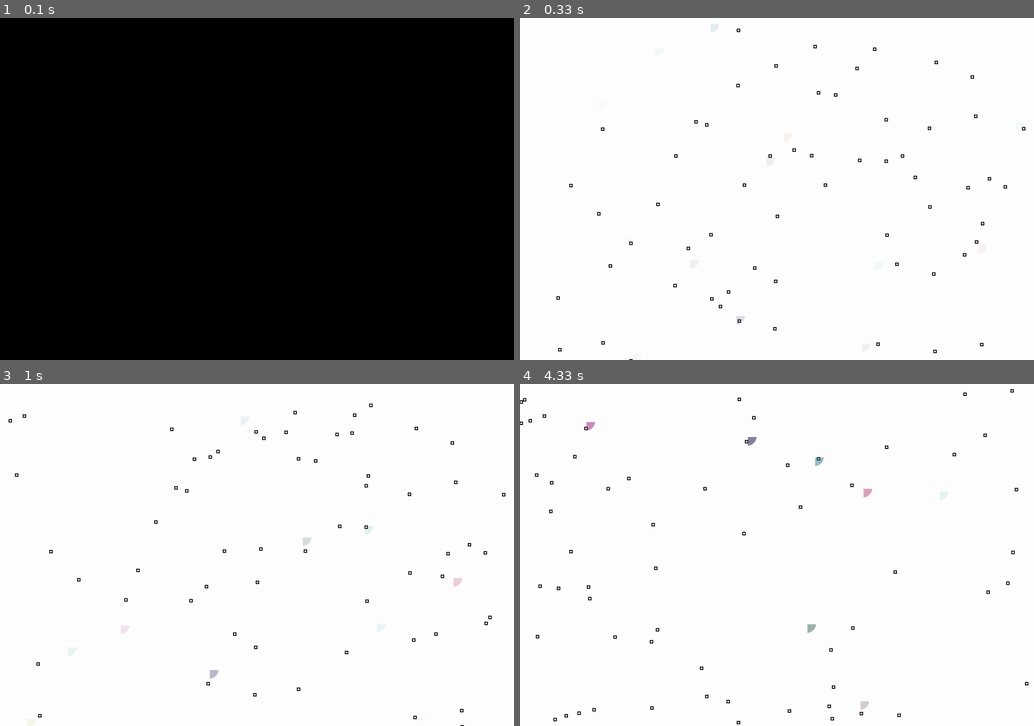
Above: before the commit, frames 1-4 (two rows, left to right).
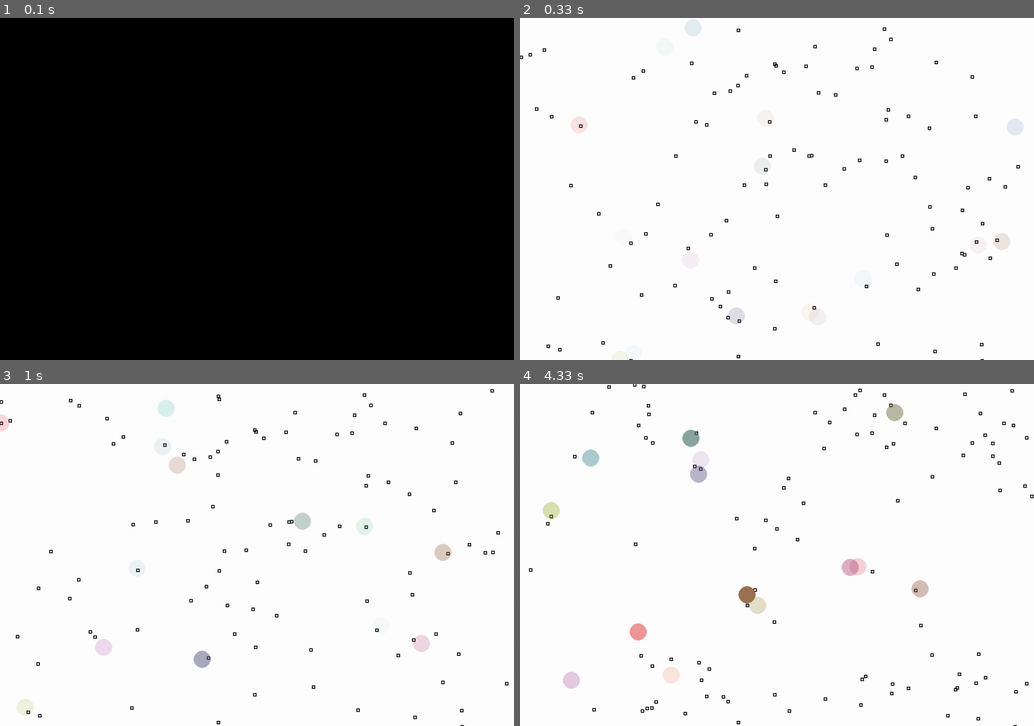
Above: after the commit, the same moments.

Repository: logularjason/gol
Game: pygame game, started from gol.py
The game is run twice, just before and just after one commit, with the same random seed, the same clock (stepped at 60 frames per second) and the same inputs.
Inputs:
- Up to frame 1 (0.1 s): no input
- Up to frame 2 (0.33 s): no input
- Up to frame 3 (1 s): no input
- Up to frame 4 (4.33 s): no input

Frame 1 is identical in both runs. In frame 2, 0.9% of the frame differs, in the area x 0-99%, y 0-100%; in frame 3, 1.8%; in frame 4, 2.9%, in the area x 0-100%, y 0-100%.

Commit message:
fix colour bug

Diff:
--- a/constants.py
+++ b/constants.py
@@ -3,8 +3,8 @@
 CREATURE_COUNT=20
 FRAMES_PER_SECOND=10 # how fast to run the main loop
 CREATURE_STARTING_ENERGY=100
-FOOD_ENERGY=2
-FOOD_COUNT=CREATURE_COUNT*3 # number of food
+FOOD_ENERGY=20
+FOOD_COUNT=CREATURE_COUNT*5 # number of food
 REPLICATION_HEALTH_THRESHOLD = CREATURE_STARTING_ENERGY * 10
 ENERGY_SPLITTING_FACTOR=0.5
 MAX_GENE=100
--- a/creature.py
+++ b/creature.py
@@ -73,12 +73,12 @@
 
     def draw(self):
         colour = self.colour();
-        surface1 = pg.Surface((CREATURE_RADIUS,CREATURE_RADIUS))
+        surface1 = pg.Surface((CREATURE_RADIUS*2,CREATURE_RADIUS*2))
         surface1.set_colorkey("black")
         surface1.set_alpha(colour.a)
-        pg.draw.circle(surface1, colour, [0, 0], CREATURE_RADIUS)
+        pg.draw.circle(surface1, colour, [CREATURE_RADIUS, CREATURE_RADIUS], CREATURE_RADIUS)
         # pg.draw.circle(self.screen, colour, [self.x, self.y], CREATURE_RADIUS)
-        self.screen.blit(surface1, [self.x, self.y])
+        self.screen.blit(surface1, [self.x-CREATURE_RADIUS, self.y-CREATURE_RADIUS])
 
     def colour(self):
         red=self.calculateColorValue(self.dna.hopDistance)
@@ -95,7 +95,10 @@
         if value < 0:
             return 0
         else:
-            return int(value)
+            if value > 255:
+                return 255
+            else:
+                return int(value)
 
     # Calculate our move vector based on our hopDistance
     # Return whether the creature passed over the food
